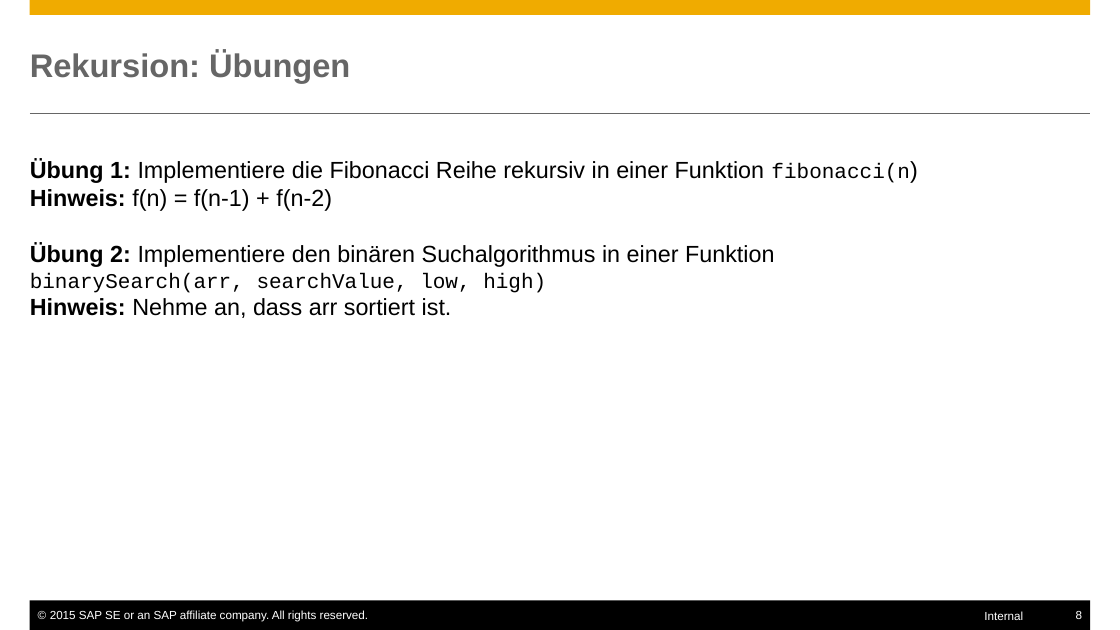
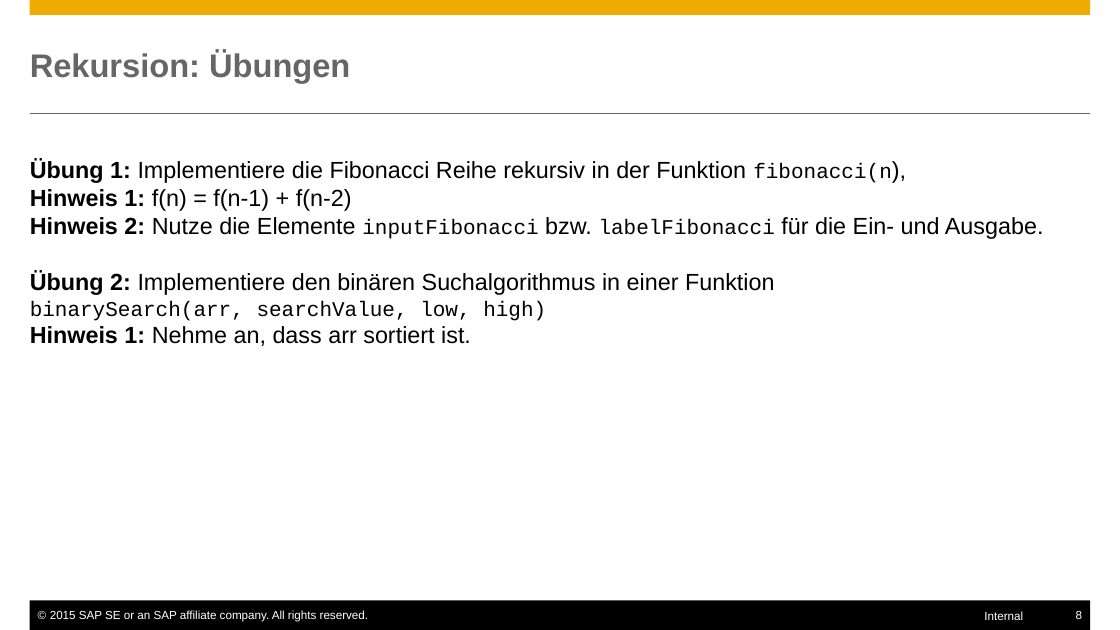
Before and after one commit to ofrendo/JSCrossCourse, a slide deck: slide 8 of OllisTeile.pptx. Drawn at 1120x630 pixels with LibreOffice and Linux fonts; fonts in the diff are those of the drawing. Boxes give left, top, right and bottom in pixels: in the first picture for what was removed or moved away, otherwise in the second. Text is boxed around its words. In the diff, an @@ line names an element or a change of style, - is before the commit and + after.

```diff
--- a/OllisTeile.pptx
+++ b/OllisTeile.pptx
@@ text at bbox=[30, 160, 1044, 346]: text changed @@
-Übung 1: Implementiere die Fibonacci Reihe rekursiv in einer Funktion fibonacci(n)
-Hinweis: f(n) = f(n-1) + f(n-2)
-Übung 2: Implementiere den binären Suchalgorithmus in einer Funktion
-binarySearch(arr, searchValue, low, high)
-Hinweis: Nehme an, dass arr sortiert ist.
+Übung 1: Implementiere die Fibonacci Reihe rekursiv in der Funktion fibonacci(n),
+Hinweis 1: f(n) = f(n-1) + f(n-2)
+Hinweis 2: Nutze die Elemente inputFibonacci bzw. labelFibonacci für die Ein- und Ausgabe.
+Übung 2: Implementiere den binären Suchalgorithmus in einer Funktion
+binarySearch(arr, searchValue, low, high)
+Hinweis 1: Nehme an, dass arr sortiert ist.
```
Also in this commit, not shown: 3 other slides changed, 5 other files.
